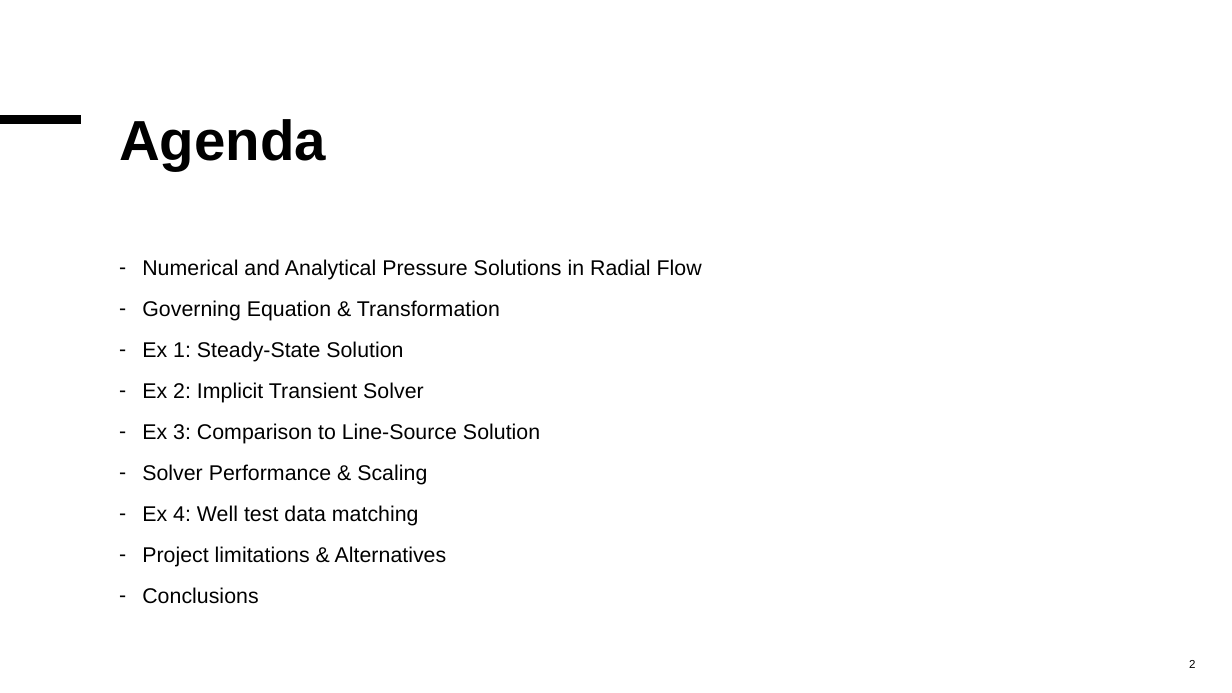
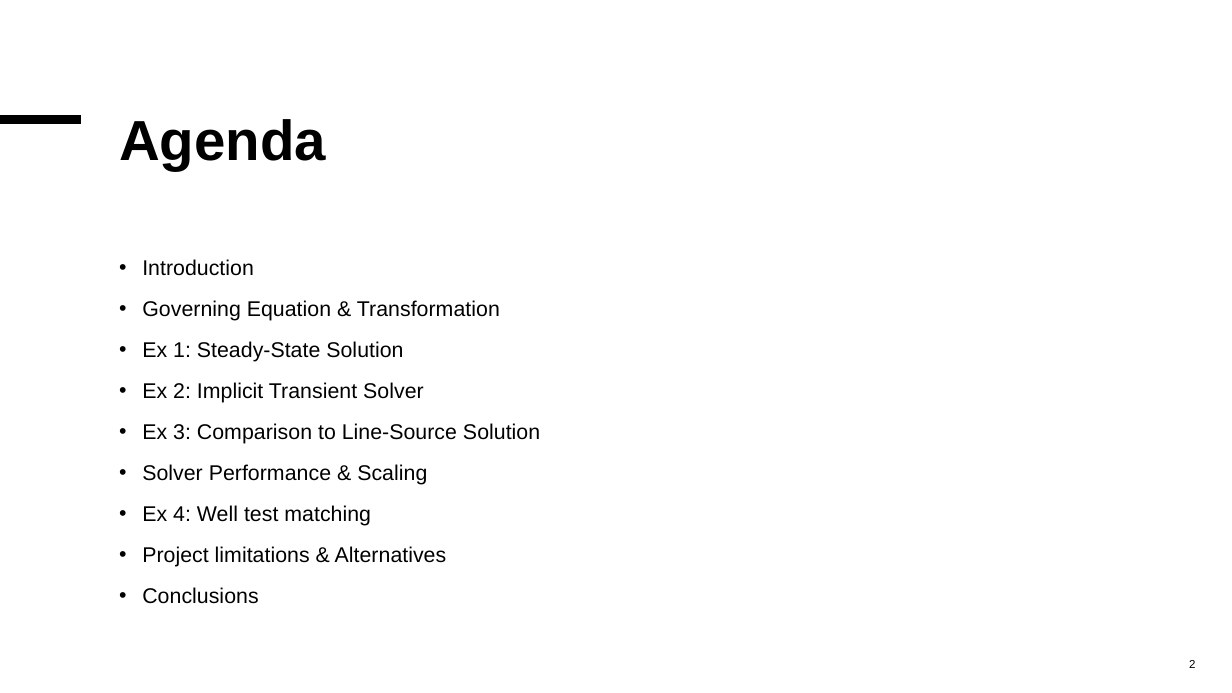
Before and after one commit to MalleBallen/Torgrim-og-Malvin-Gruppeprosjekt, a slide deck: slide 2 of project2/Project 2 Can you hear a reservoir.pptx. Drawn at 1232x693 pixels with LibreOffice and Linux fonts; fonts in the diff are those of the drawing. Boxes give left, top, right and bottom in pixels: in the first picture for what was removed or moved away, otherwise in the second. Text is boxed around its words. In the diff, an @@ line names an element or a change of style, - is before the commit and + after.

```diff
--- a/project2/Project 2 Can you hear a reservoir.pptx
+++ b/project2/Project 2 Can you hear a reservoir.pptx
@@ text at bbox=[142, 259, 254, 276]: text changed @@
-– Numerical and Analytical Pressure Solutions in Radial Flow
+• Introduction
@@ text at bbox=[142, 300, 540, 604]: bullet - to • @@
@@ text at bbox=[142, 505, 371, 526]: text changed @@
-– Ex 4: Well test data matching
+• Ex 4: Well test matching
```
Also in this commit, not shown: 10 other slides changed, 1 slide added.
